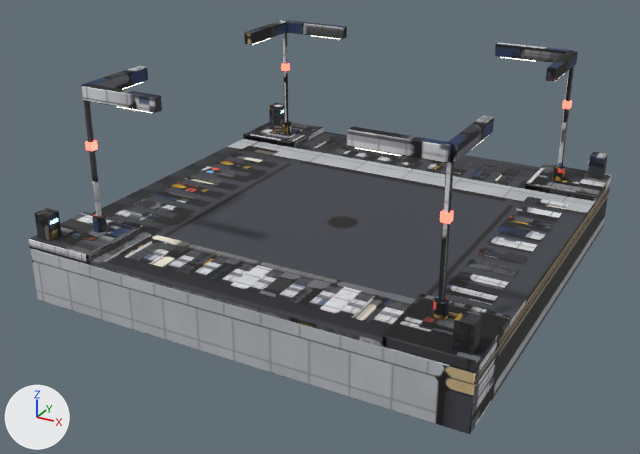
Two versions of the glTF model models/建築/重製_十字路口.glb, one commit apart.
The view is the same before and after, from a 50 mm camera at (12.19, -23.87, 12.97) aimed at (-0.36, -1.06, 1.56). Lighting does not change. The marker at lower left points along +X, +Y and +Z. The picture after the commit comes second. Vertices at exactly the same position are counted once.

Before the edit, the objects in view are built like this:
```python
me_road_x_mesh = bpy.data.meshes.new('Road_x_Mesh')
me_road_x_mesh.from_pydata(...)  # 2224 vertices, 4104 faces; spans x -7.0..7.0, y -7.0..7.0, z 0.0..6.57
# faces by material slot: [3912, 48, 96, 48]
me_road_x_mesh.materials.append(mat_m_road_x)  # picture img_road_x_basecolor
me_road_x_mesh.materials.append(mat_m_glow_001)  # blue #7cbcf3, glowing cyan #95e1ff
me_road_x_mesh.materials.append(mat_m_lamp_001)  # pale yellow #f3edda, glowing pale yellow #fff7e5
me_road_x_mesh.materials.append(mat_m_beacon)  # red #ff6150, glowing red #ff6150
ob_road_x_mesh = bpy.data.objects.new('Road_x_Mesh', me_road_x_mesh)
ob_road_x_mesh.location = (0.0, 0.0, 0.0)
```
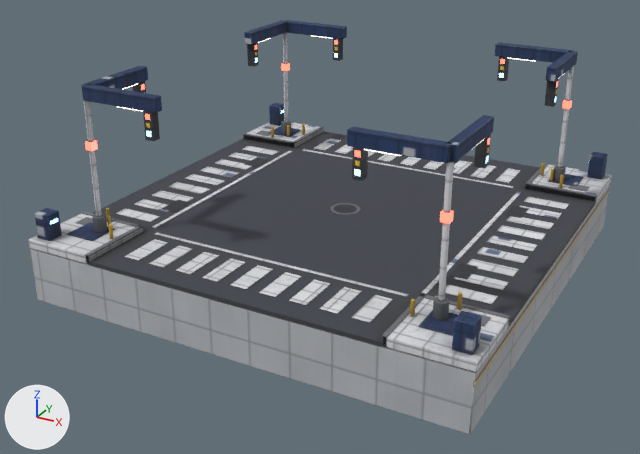
Where the change shows, as pixel boxes [x1, y1, x2, y2] in the pictures (640 x 454 px):
part 1 of me_road_x_mesh, added
    after: [450, 263, 477, 279]
part 2 of me_road_x_mesh, added
    after: [506, 206, 529, 218]
part 3 of me_road_x_mesh, added
    after: [162, 200, 190, 212]
part 4 of me_road_x_mesh, added
    after: [244, 158, 268, 167]
part 5 of me_road_x_mesh, built on
    before: [68, 130, 583, 335]
    after: [76, 123, 590, 326]
part 6 of me_road_x_mesh, added
    after: [352, 134, 491, 181]
part 7 of me_road_x_mesh, added
    after: [497, 57, 558, 107]
part 8 of me_road_x_mesh, added
    after: [132, 81, 160, 141]
part 9 of me_road_x_mesh, added
    after: [247, 38, 343, 66]
part 10 of me_road_x_mesh, surface changed
    both: [28, 20, 612, 434]

Patch to the scene script:
```diff
--- a/models/建築/重製_十字路口.glb.py
+++ b/models/建築/重製_十字路口.glb.py
@@ me_road_x_mesh @@
 # used by ob_road_x_mesh; location = (0.0, 0.0, 0.0)
-me_road_x_mesh.from_pydata(...)  # 2224 vertices, 4104 faces; spans x -7.0..7.0, y -7.0..7.0, z 0.0..6.57
+me_road_x_mesh.from_pydata(...)  # 3312 vertices, 6048 faces; spans x -7.0..7.0, y -7.0..7.0, z 0.0..6.57
+# me_road_x_mesh part 1: the loose piece of 24 vertices spanning x 4.9..6.3, y -3.02..-2.5, z 1.87..1.88 is copied, and the copy is scaled about its middle by (0.357, 1.75, 1.17), then moved by (-0.6, 0.31, 0.0); it spans x 4.75..5.25, y -2.9..-2.0, z 1.87..1.88
+# me_road_x_mesh part 2: the loose piece of 24 vertices spanning x 4.9..6.3, y 2.5..3.02, z 1.87..1.88 is copied, and the copy is scaled about its middle by (0.357, -1.75, 1), then moved by (-0.6, -0.31, 0.0); it spans x 4.75..5.25, y 2.0..2.9, z 1.87..1.88
+# me_road_x_mesh part 3: the loose piece of 24 vertices spanning x -6.3..-4.9, y -3.02..-2.5, z 1.87..1.88 is copied, and the copy is scaled about its middle by (0.357, 1.75, 1.17), then moved by (0.6, 0.31, 0.0); it spans x -5.25..-4.75, y -2.9..-2.0, z 1.87..1.88
+# me_road_x_mesh part 4: the loose piece of 24 vertices spanning x -6.3..-4.9, y 2.5..3.02, z 1.87..1.88 is copied, and the copy is scaled about its middle by (0.357, -1.75, 1), then moved by (0.6, -0.31, 0.0); it spans x -5.25..-4.75, y 2.0..2.9, z 1.87..1.88
+# me_road_x_mesh part 5: 320 vertices removed from x -6.3..6.3, y -6.3..6.3, z 1.88..2.07; 800 vertices added at x -6.6..6.6, y -5.8..5.8, z 1.87..2.5
+# me_road_x_mesh part 6: 48 vertices added at x 3.06..5.64, y -5.64..-3.06, z 5.32..6.15
+# me_road_x_mesh part 7: 48 vertices added at x 3.06..5.64, y 3.06..5.64, z 5.32..6.15
+# me_road_x_mesh part 8: 48 vertices added at x -5.64..-3.06, y -5.64..-3.06, z 5.32..6.15
+# me_road_x_mesh part 9: 48 vertices added at x -5.64..-3.06, y 3.06..5.64, z 5.32..6.15
+# me_road_x_mesh part 10: 2959 kept faces spanning x -7.0..7.0, y -7.0..7.0, z 0.0..6.57 get new texture (UV) coordinates
+# other edits to the shape of me_road_x_mesh do not show in these pictures
 me_road_x_mesh.materials.append(mat_m_road_x)
```
